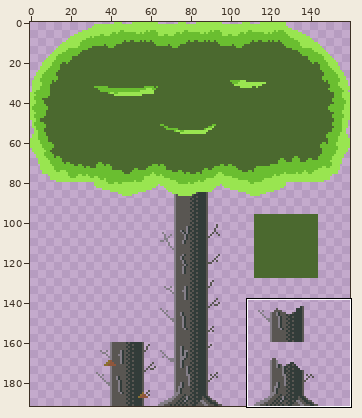
Sprite sheet: assets/sprites/blocks/bg/forest/Tree tileset.png. The first picture is a wide view before the edit; the outline marks the close-up.
Close-up. Old version:
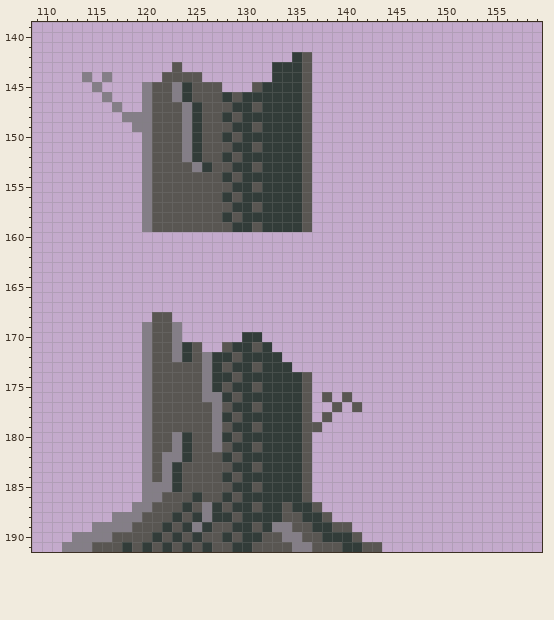
The file is 160x192 pixels. Shown: x 109..159, y 139..191. The commit also changed other parts of the picture, which this record leaves out.
New version:
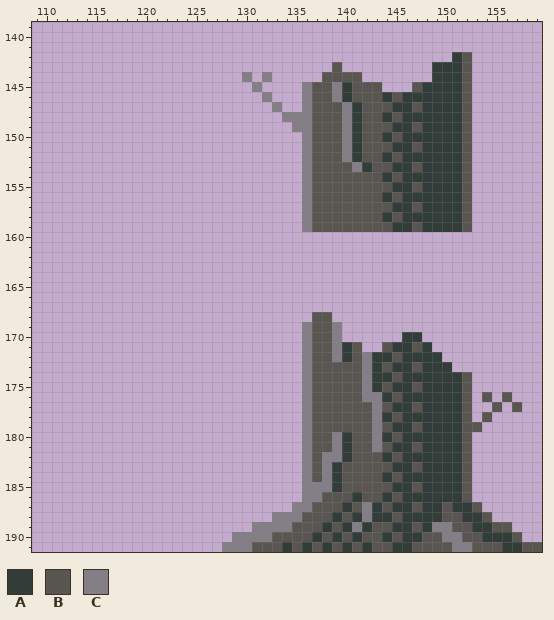
Palette (. is transparent): A #323c39  B #595652  C #847e87
Changes in this commit:
Changed rows in their new state; - is an unchanged pixel.
first column x 114:
142 ---------------------..--------------AB
143 ---------.---------....--B---------AAAB
144 .-.-----....----C-C....-BBBB-------AAAB
145 -.----........---C....CBBCABBB---BAAAAB
146 --.---............C...CBBCABBBABAAAAAAB
147 ---.--.............C..CBBBCABBBAABAAAAB
148 ----................CCCBBBCABBABAAAAAAB
149 -----................CCBBBCABBBAABAAAAB
150 ------................CBBBCABBABAAAAAAB
151 ------................CBBBCABBBAABAAAAB
152 ------................CBBBCABBABAAAAAAB
153 ------................CBBBBCABBAABAAAAB
154 ------................CBBBBBBBABAAAAAAB
155 ------................CBBBBBBBBAABAAAAB
156 ------................CBBBBBBBABAAAAAAB
157 ------................CBBBBBBBBAABAAAAB
158 ------................CBBBBBBBABAAAAAAB
159 ------................CBBBBBBBBAABAAAAB
first column x 112:
168 ---------..--------------BB---------------------
169 --------....------------CBBC--------------------
170 --------....------..----CBBC------AA------------
171 --------......--.....---CBBCAB--BAABA-----------
172 --------..............--CBBCABCAABAAAA----------
173 --------...............-CBBBBBCABAABAAA---------
174 --------................CBBBBBCAABAAAAAAB-------
175 --------................CBBBBBCABAABAAAAB-------
176 --------................CB-B-BCCABAAAAAAB-B-B---
177 --------................CBB-B-BCBAABAAAAB--B-B--
178 --------................CB-BBBBCABAAAAAAB-B-----
179 --------................C-BBBBBCBAABAAAABB------
180 --------................CBBCABBCABAAAAAAB-------
181 --------................CBBCABBCBAABAAAAB-------
182 --------................CBCCABBBABAAAAAAB-------
183 --------................CBCABBBBBAABAAAAB-------
184 --------................CBCABBBBABAAAAAAB-------
185 --------................CCCABBBBBAABAAAAB-------
186 --------................CCBBBABBABAAAAAAB-------
187 -------................CC-BBABCABAABAABAAB------
188 -----................CCCBB-ABACAABAAAABBAAB-----
189 ---................CC----B--ACABBAABACCBBAABB---
190 -................CCCC-BB-AB-BABBABAABBCCBBAAAB--
191 ................CCC---ABA-A--BA-BAABBBBCCBBBAABB
Boxes around the changes in both close-ups, in picture pixels (x1, y1, x2, y2):
changed: (82, 52, 472, 232)
changed: (62, 312, 542, 552)
